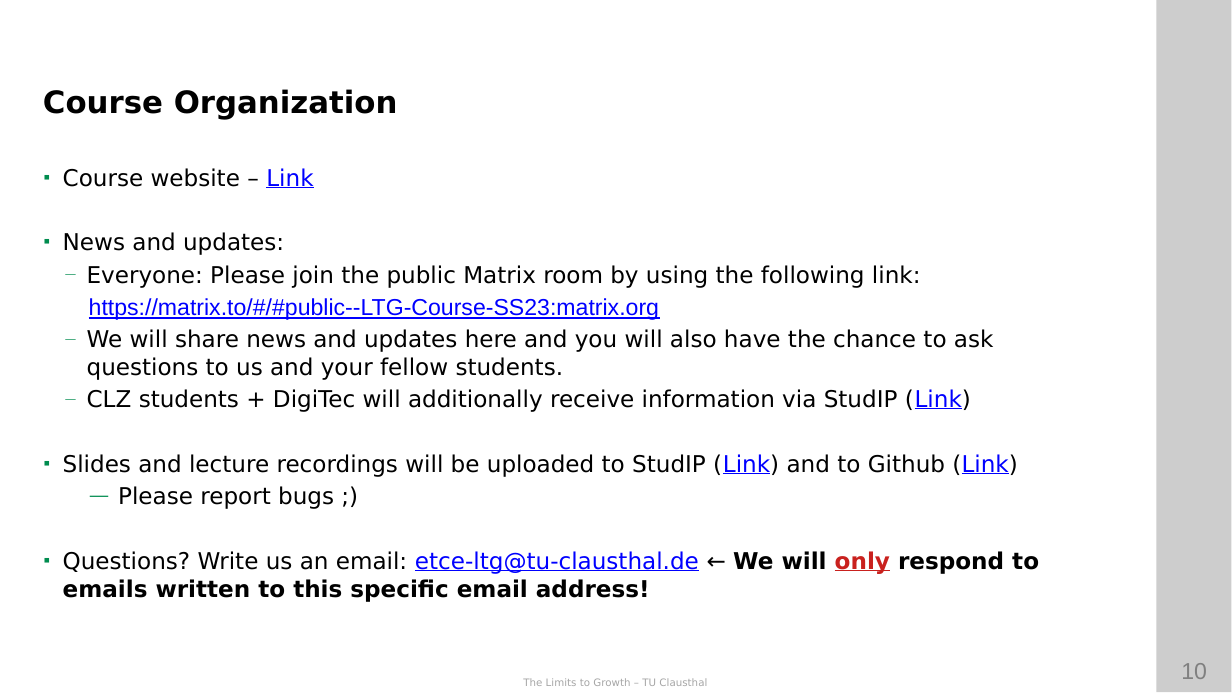
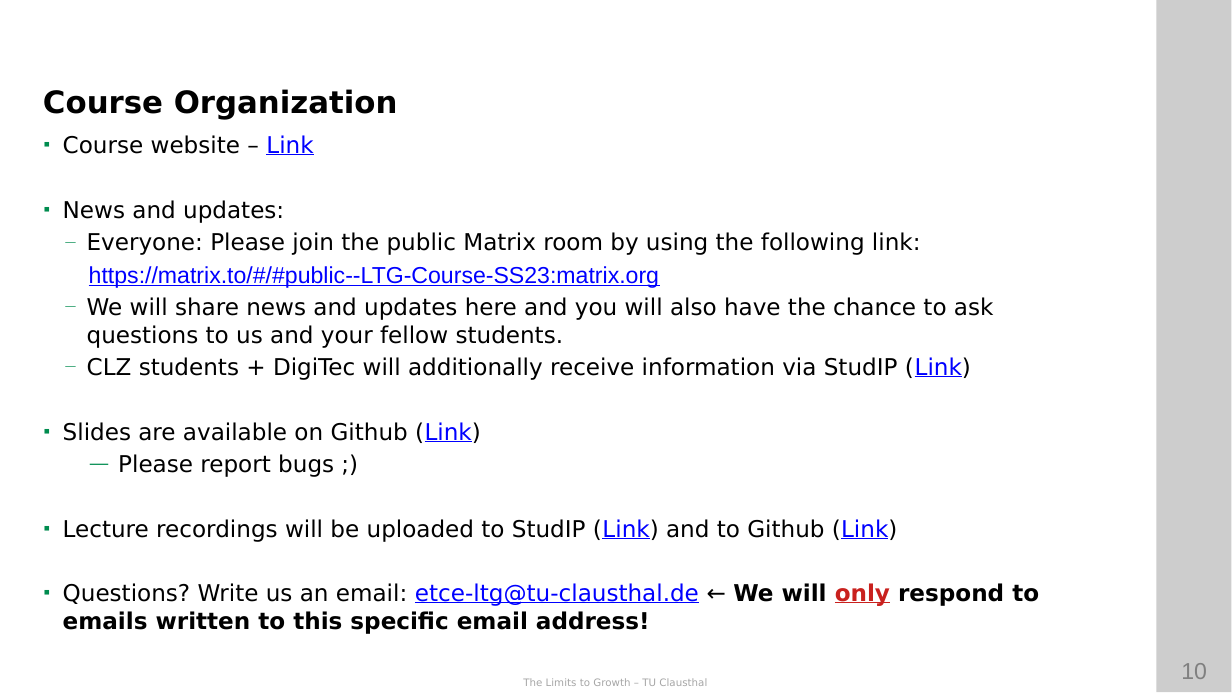
Before and after one commit to ETCE-LAB/teaching-material, a slide deck: slide 10 of The-Limits-to-Growth/LTG-L00-Organization.pptx. Drawn at 1232x693 pixels with LibreOffice and Linux fonts; fonts in the diff are those of the drawing; background and template pictures are left out. Boxes give left, top, right and bottom in pixels: in the first picture for what was removed or moved away, otherwise in the second. Text is boxed around its words. In the diff, an @@ line names an element or a change of style, - is before the commit and + after.

```diff
--- a/The-Limits-to-Growth/LTG-L00-Organization.pptx
+++ b/The-Limits-to-Growth/LTG-L00-Organization.pptx
@@ text at bbox=[63, 422, 481, 443]: text changed @@
-▪ Slides and lecture recordings will be uploaded to StudIP (Link) and to Github (Link)
+▪ Slides are available on Github (Link)
@@ text at bbox=[63, 519, 898, 542]: paragraph added @@
+▪ Lecture recordings will be uploaded to StudIP (Link) and to Github (Link)
```
Also in this commit, not shown: 3 other slides changed, 1 slide added, 2 other files.
